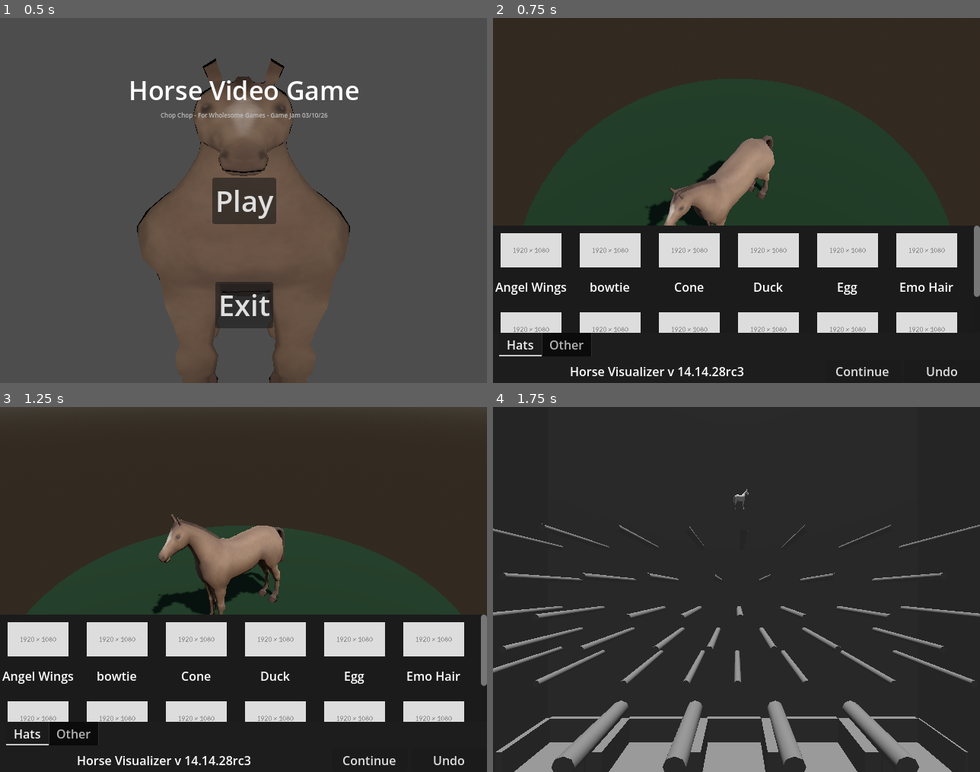
Above: before the commit, frames 1-4 (two rows, left to right).
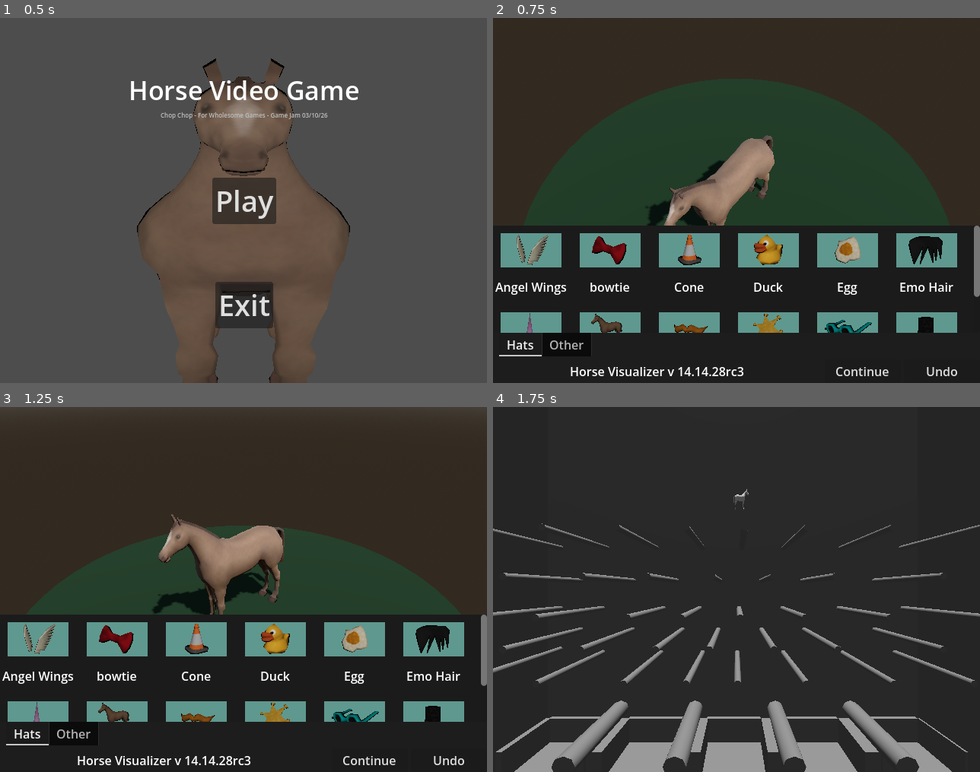
Above: after the commit, the same moments.

Repository: lukewhitingdev/gamejam-Bradys-Day-Out
Game: Godot game, scene res://Maps/MainMenuMap.tscn
Two runs of this game, one before a commit and one after it. Both use one fixed random seed, a clock stepped at 60 frames per second and the inputs below. The engine's default icon, where the game draws it, is replaced by a stand-in: a white triangle on a blue panel in a dark square.
Inputs:
- Up to frame 1 (0.5 s): no input
- Up to frame 2 (0.75 s): click "Play" at 0.5 s
- Up to frame 3 (1.25 s): no input
- Up to frame 4 (1.75 s): click "Continue" at 1.25 s

Frame 1 is identical in both runs. In frame 2, 11% of the frame differs, in the area x 1-96%, y 58-87%; in frame 3, 11%; in frame 4, nothing differs.

Commit message:
prop thumbnails

Diff:
--- a/app/chopchop/Maps/DressupMap.tscn
+++ b/app/chopchop/Maps/DressupMap.tscn
@@ -4,19 +4,30 @@
 [ext_resource type="PackedScene" uid="uid://dhpn27c2dsgj7" path="res://UI/Components/TabAssetSelector/TabAssetSelector.tscn" id="3_r8qcy"]
 [ext_resource type="PackedScene" uid="uid://bytlfirejfd70" path="res://GameObjects/Props/angelWingProp.tscn" id="4_0pwnk"]
 [ext_resource type="Script" uid="uid://d3eg2k2t5iaua" path="res://Scripts/GridItemData.gd" id="4_ye5xf"]
+[ext_resource type="Texture2D" uid="uid://bt6seo2dnfpmr" path="res://UI/PropThumbnails/angelwingsthumb.png" id="5_nr4pa"]
 [ext_resource type="PackedScene" uid="uid://bqeruht8xgo5f" path="res://GameObjects/Props/bowtieProp.tscn" id="6_0pwnk"]
 [ext_resource type="PackedScene" uid="uid://da4rmkrkeds84" path="res://UI/Components/Footer/SaveFooter.tscn" id="6_q56ad"]
-[ext_resource type="Texture2D" uid="uid://srqiga0ssrn8" path="res://Assets/placeholder.svg" id="6_qq275"]
 [ext_resource type="PackedScene" uid="uid://b4fgg4bnxnrc6" path="res://GameObjects/Props/coneProp.tscn" id="7_0pwnk"]
+[ext_resource type="Texture2D" uid="uid://6isqdsn5q86r" path="res://UI/PropThumbnails/bowtiethumb.png" id="7_afmvu"]
 [ext_resource type="PackedScene" uid="uid://c71oqg5dgctwa" path="res://GameObjects/Props/duckProp.tscn" id="8_6jmne"]
 [ext_resource type="PackedScene" uid="uid://bv8mpqxmsekxu" path="res://GameObjects/Props/eggProp.tscn" id="9_7t57g"]
+[ext_resource type="Texture2D" uid="uid://bol8hr48ogvin" path="res://UI/PropThumbnails/conethumb.png" id="9_tnpur"]
 [ext_resource type="PackedScene" uid="uid://bqcptvuhndhqi" path="res://GameObjects/Props/emoHairProp.tscn" id="10_7t57g"]
 [ext_resource type="PackedScene" uid="uid://bdwvcqeuhxu1j" path="res://GameObjects/Props/hornProp.tscn" id="11_46v5c"]
+[ext_resource type="Texture2D" uid="uid://d0dmpa6ywwxwn" path="res://UI/PropThumbnails/duckythumb.png" id="11_bfgaf"]
 [ext_resource type="PackedScene" uid="uid://dceip6uqvb6j2" path="res://GameObjects/Props/horseProp.tscn" id="12_0p6cv"]
+[ext_resource type="Texture2D" uid="uid://r7olykdkkkcj" path="res://UI/PropThumbnails/eggthumb.png" id="13_mitln"]
 [ext_resource type="PackedScene" uid="uid://c6u1q0b12ekig" path="res://GameObjects/Props/moustacheProp.tscn" id="13_qcrb5"]
 [ext_resource type="PackedScene" uid="uid://b5p0mj3d5y1xr" path="res://GameObjects/Props/sheriffBadgeProp.tscn" id="14_an2ts"]
+[ext_resource type="Texture2D" uid="uid://dpcatykwijbw6" path="res://UI/PropThumbnails/emohairthumb.png" id="15_8hsfj"]
 [ext_resource type="PackedScene" uid="uid://cnkyhb5r6rii4" path="res://GameObjects/Props/sunglassesProp.tscn" id="15_qcrb5"]
 [ext_resource type="PackedScene" uid="uid://r15o3pjvut2k" path="res://GameObjects/Props/tophatProp.tscn" id="16_an2ts"]
+[ext_resource type="Texture2D" uid="uid://dwmm4a1hfblod" path="res://UI/PropThumbnails/hornthumb.png" id="17_r7jga"]
+[ext_resource type="Texture2D" uid="uid://cjppsdgqaiwm8" path="res://UI/PropThumbnails/horsethumb.png" id="19_x5w1g"]
+[ext_resource type="Texture2D" uid="uid://d20remm5kf57p" path="res://UI/PropThumbnails/moustachethumb.png" id="21_nr4pa"]
+[ext_resource type="Texture2D" uid="uid://c216im41bysuq" path="res://UI/PropThumbnails/sherriffthumb.png" id="23_mcfil"]
+[ext_resource type="Texture2D" uid="uid://dvnqe2ic21ii3" path="res://UI/PropThumbnails/glassesthumb.png" id="25_kmkpc"]
+[ext_resource type="Texture2D" uid="uid://cuegyr7ix2xei" path="res://UI/PropThumbnails/tophatthumb.png" id="27_m30a4"]
 
 [sub_resource type="ProceduralSkyMaterial" id="ProceduralSkyMaterial_7dwbp"]
 
@@ -38,84 +49,84 @@
 [sub_resource type="Resource" id="Resource_d3pcb"]
 script = ExtResource("4_ye5xf")
 Name = "Angel Wings"
-AssetImage = ExtResource("6_qq275")
+AssetImage = ExtResource("5_nr4pa")
 Asset = ExtResource("4_0pwnk")
 metadata/_custom_type_script = "uid://d3eg2k2t5iaua"
 
 [sub_resource type="Resource" id="Resource_2spav"]
 script = ExtResource("4_ye5xf")
 Name = "bowtie"
-AssetImage = ExtResource("6_qq275")
+AssetImage = ExtResource("7_afmvu")
 Asset = ExtResource("6_0pwnk")
 metadata/_custom_type_script = "uid://d3eg2k2t5iaua"
 
 [sub_resource type="Resource" id="Resource_q56ad"]
 script = ExtResource("4_ye5xf")
 Name = "Cone"
-AssetImage = ExtResource("6_qq275")
+AssetImage = ExtResource("9_tnpur")
 Asset = ExtResource("7_0pwnk")
 metadata/_custom_type_script = "uid://d3eg2k2t5iaua"
 
 [sub_resource type="Resource" id="Resource_msrnv"]
 script = ExtResource("4_ye5xf")
 Name = "Duck"
-AssetImage = ExtResource("6_qq275")
+AssetImage = ExtResource("11_bfgaf")
 Asset = ExtResource("8_6jmne")
 metadata/_custom_type_script = "uid://d3eg2k2t5iaua"
 
 [sub_resource type="Resource" id="Resource_e12o6"]
 script = ExtResource("4_ye5xf")
 Name = "Egg"
-AssetImage = ExtResource("6_qq275")
+AssetImage = ExtResource("13_mitln")
 Asset = ExtResource("9_7t57g")
 metadata/_custom_type_script = "uid://d3eg2k2t5iaua"
 
 [sub_resource type="Resource" id="Resource_ul1a7"]
 script = ExtResource("4_ye5xf")
 Name = "Emo Hair"
-AssetImage = ExtResource("6_qq275")
+AssetImage = ExtResource("15_8hsfj")
 Asset = ExtResource("10_7t57g")
 metadata/_custom_type_script = "uid://d3eg2k2t5iaua"
 
 [sub_resource type="Resource" id="Resource_7t57g"]
 script = ExtResource("4_ye5xf")
 Name = "Horn"
-AssetImage = ExtResource("6_qq275")
+AssetImage = ExtResource("17_r7jga")
 Asset = ExtResource("11_46v5c")
 metadata/_custom_type_script = "uid://d3eg2k2t5iaua"
 
 [sub_resource type="Resource" id="Resource_q2xwe"]
 script = ExtResource("4_ye5xf")
 Name = "Horse"
-AssetImage = ExtResource("6_qq275")
+AssetImage = ExtResource("19_x5w1g")
 Asset = ExtResource("12_0p6cv")
 metadata/_custom_type_script = "uid://d3eg2k2t5iaua"
 
 [sub_resource type="Resource" id="Resource_pj3nd"]
 script = ExtResource("4_ye5xf")
 Name = "Moustache"
-AssetImage = ExtResource("6_qq275")
+AssetImage = ExtResource("21_nr4pa")
 Asset = ExtResource("13_qcrb5")
 metadata/_custom_type_script = "uid://d3eg2k2t5iaua"
 
 [sub_resource type="Resource" id="Resource_yu4qx"]
 script = ExtResource("4_ye5xf")
 Name = "Sheriff Badge"
-AssetImage = ExtResource("6_qq275")
+AssetImage = ExtResource("23_mcfil")
 Asset = ExtResource("14_an2ts")
 metadata/_custom_type_script = "uid://d3eg2k2t5iaua"
 
 [sub_resource type="Resource" id="Resource_n7jug"]
 script = ExtResource("4_ye5xf")
 Name = "Sunglasses"
-AssetImage = ExtResource("6_qq275")
+AssetImage = ExtResource("25_kmkpc")
 Asset = ExtResource("15_qcrb5")
 metadata/_custom_type_script = "uid://d3eg2k2t5iaua"
 
 [sub_resource type="Resource" id="Resource_ngluk"]
 script = ExtResource("4_ye5xf")
 Name = "Top Hat"
-AssetImage = ExtResource("6_qq275")
+AssetImage = ExtResource("27_m30a4")
 Asset = ExtResource("16_an2ts")
 metadata/_custom_type_script = "uid://d3eg2k2t5iaua"
 
Binary file added: app/chopchop/UI/PropThumbnails/angelwingsthumb.png
Not shown, added: app/chopchop/UI/PropThumbnails/angelwingsthumb.png.import
Binary file added: app/chopchop/UI/PropThumbnails/bowtiethumb.png
Not shown, added: app/chopchop/UI/PropThumbnails/bowtiethumb.png.import
Binary file added: app/chopchop/UI/PropThumbnails/conethumb.png
Not shown, added: app/chopchop/UI/PropThumbnails/conethumb.png.import
Binary file added: app/chopchop/UI/PropThumbnails/duckythumb.png
Not shown, added: app/chopchop/UI/PropThumbnails/duckythumb.png.import
Binary file added: app/chopchop/UI/PropThumbnails/eggthumb.png
Not shown, added: app/chopchop/UI/PropThumbnails/eggthumb.png.import
Binary file added: app/chopchop/UI/PropThumbnails/emohairthumb.png
Not shown, added: app/chopchop/UI/PropThumbnails/emohairthumb.png.import
(and 12 more such lines)
